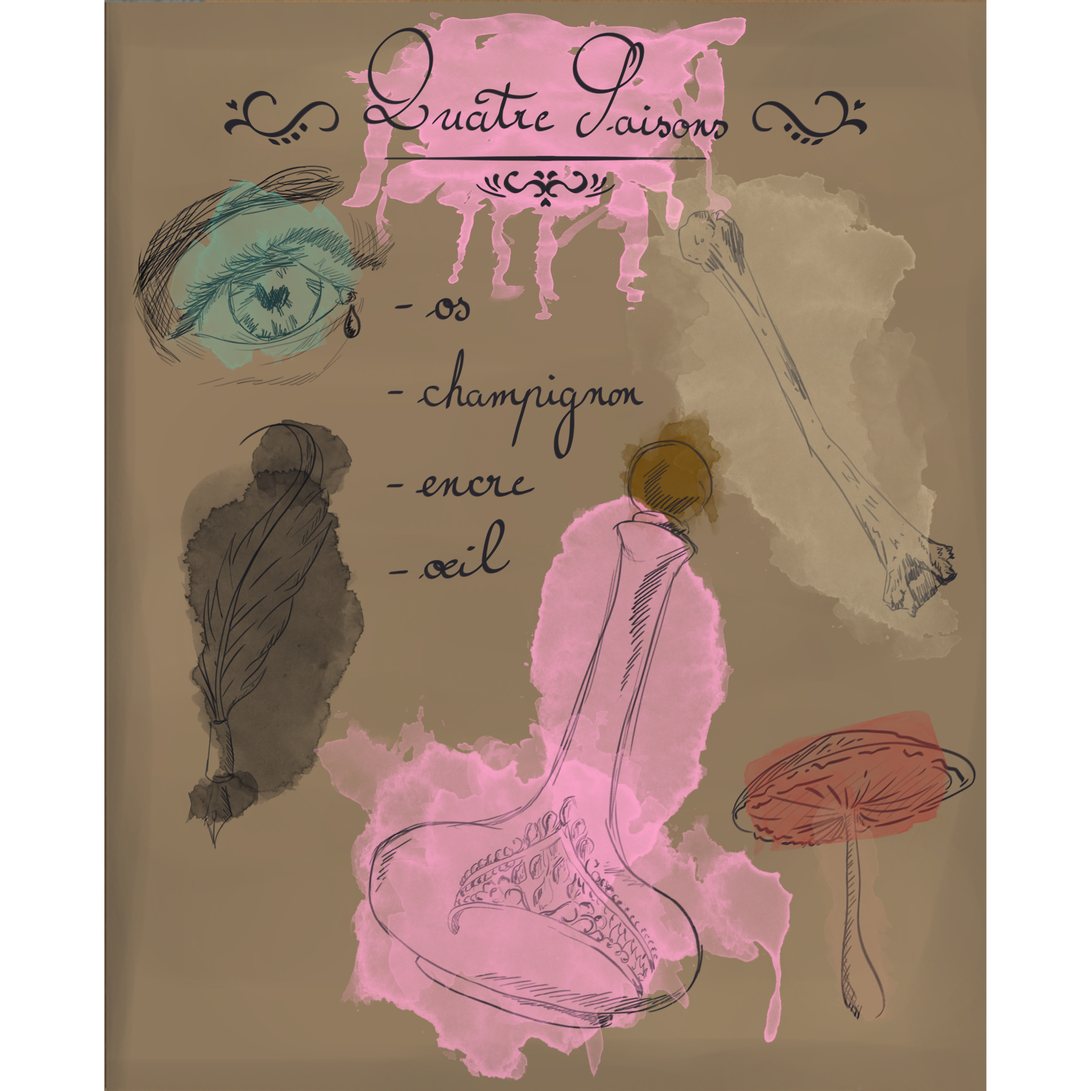
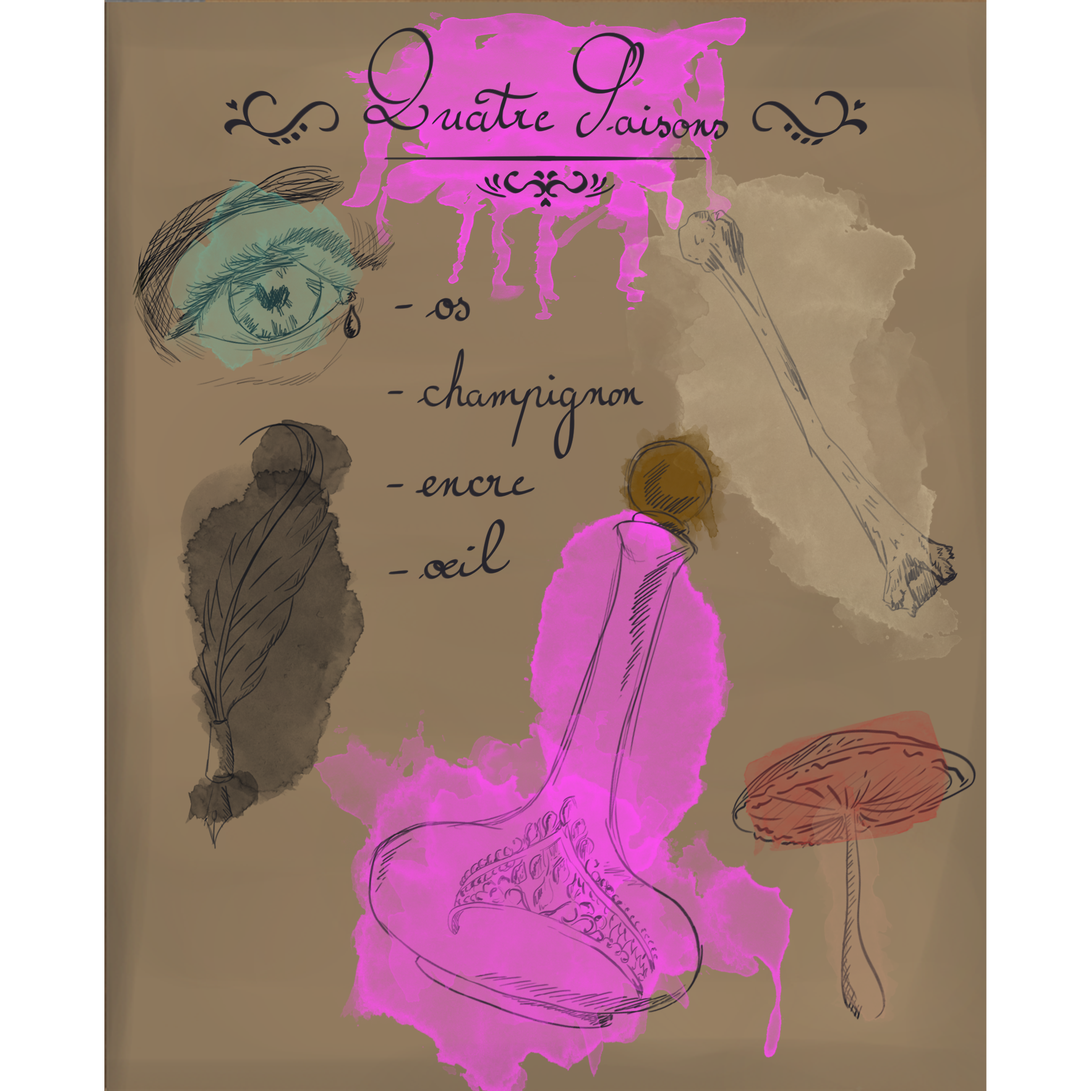
Layered file, before and after one edit (1091 × 1091). Changes by layer:
painted on "Calque 13" over [381, 709, 697, 1079]
renamed "Calque 12" to "Calque 14", painted on it over [312, 406, 795, 1091]
painted on "Calque 14 copie" over [341, 11, 747, 321]
